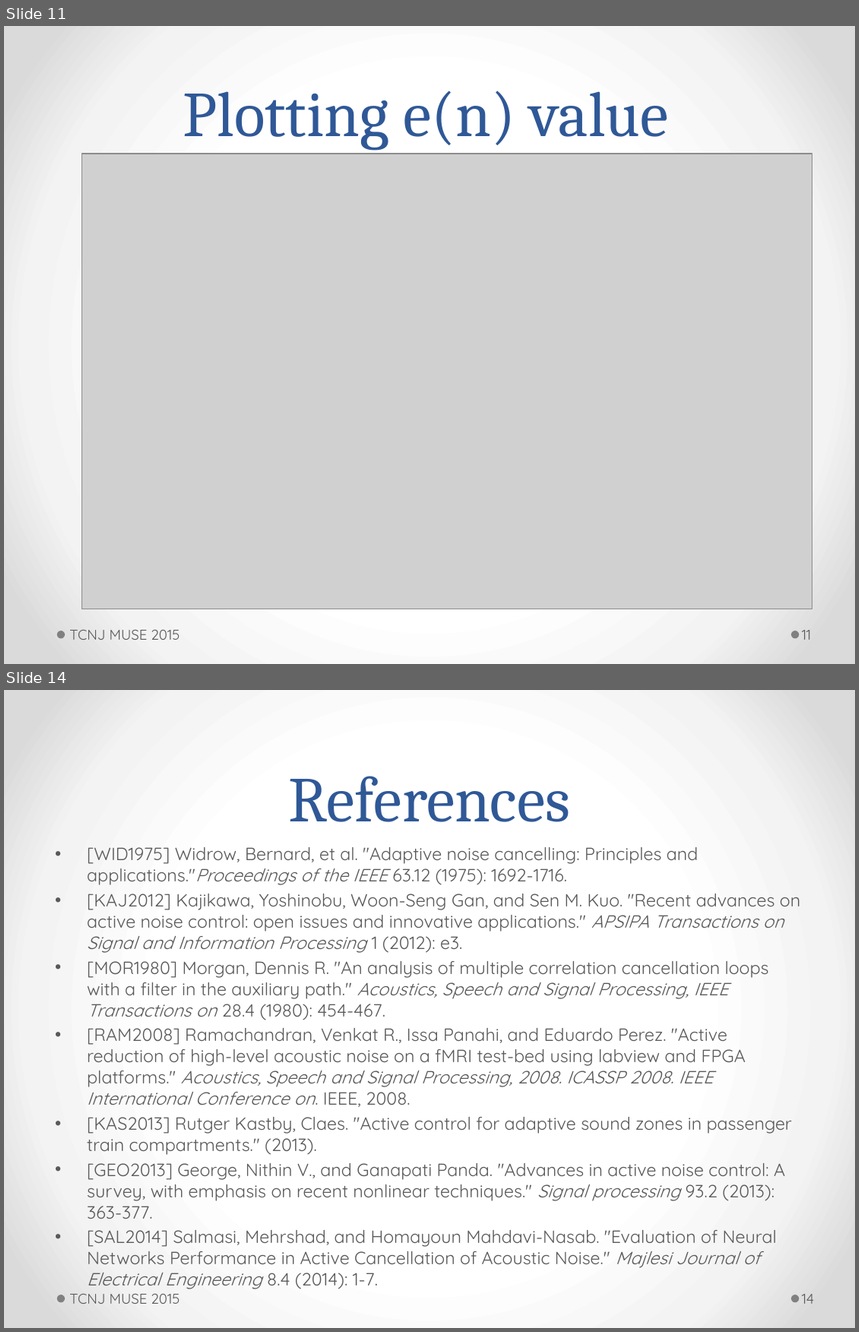
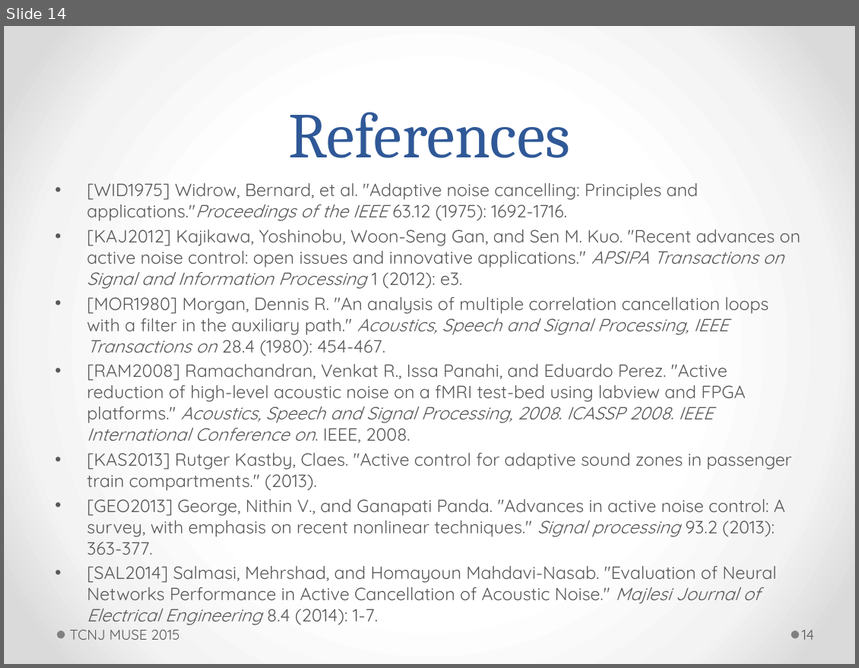
Before and after one commit to ActiveNoiseCancellationResearch/MUSE-Research, a slide deck: proj_anc/doc/jswift/7_23_2015_powerpoint.pptm. Shown one above the other, each under a label of ours: slides 11 and 14 before the commit, slide 14 after it; the slides between them are not shown. The pictures are 859x1332 and 859x668 pixels, drawn with LibreOffice and Linux fonts; fonts in the diff are those of the drawing; grey boxes stand for pictures. Boxes give left, top, right and bottom in pixels: in the first picture for what was removed or moved away, otherwise in the second. Text is boxed around its words. In the diff, an @@ line names an element or a change of style, - is before the commit and + after.

```diff
--- a/proj_anc/doc/jswift/7_23_2015_powerpoint.pptm
+++ b/proj_anc/doc/jswift/7_23_2015_powerpoint.pptm
@@ slide 11 removed at <box>4,26,855,664</box>, background gradient #FFFFFF to #F4F4F4 to #DADADA; not listed: 2 template elements that a slide beside it also shows @@
@@ title removed at <box>183,91,669,150</box> @@
-Plotting e(n) value
@@ picture removed at <box>82,154,813,609</box> @@
@@ text removed at <box>69,630,180,640</box> @@
-TCNJ MUSE 2015
@@ page number removed at <box>802,630,811,640</box> @@
-11
```
Also in this commit, not shown: 7 slides changed, 1 slide added.
